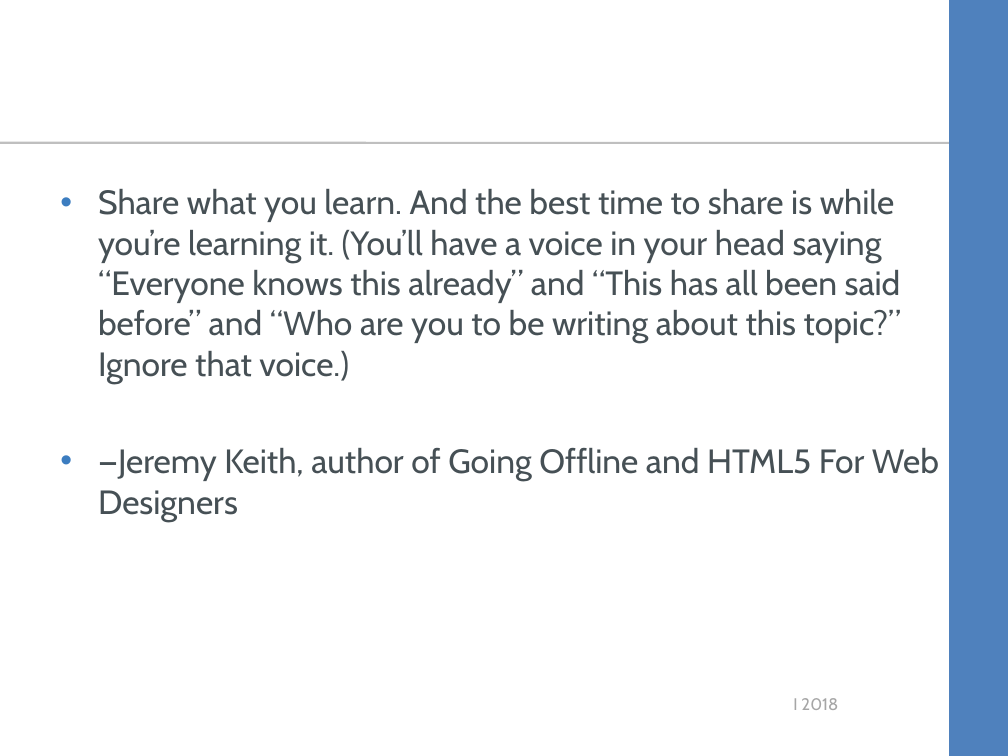
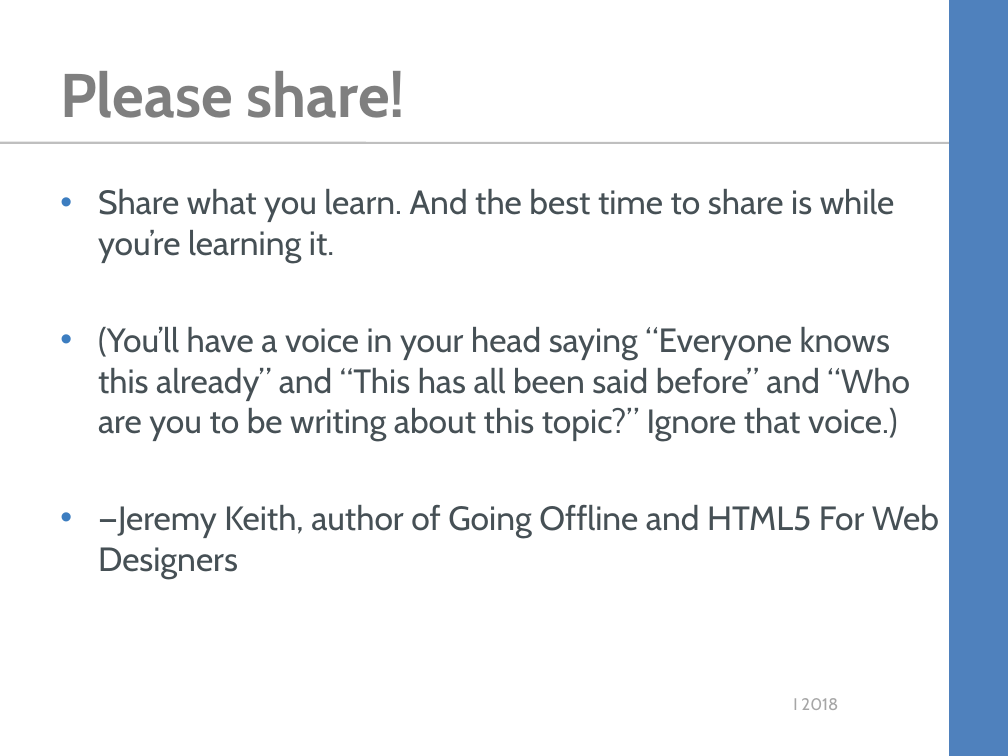
Before and after one commit to kimtuck/WebAssembly, a slide deck: slide 2 of webassembly.ppt. Drawn at 1008x756 pixels with LibreOffice and Linux fonts; fonts in the diff are those of the drawing; background and template pictures are left out. Boxes give left, top, right and bottom in pixels: in the first picture for what was removed or moved away, otherwise in the second. Text is boxed around its words. In the diff, an @@ line names an element or a change of style, - is before the commit and + after.

```diff
--- a/webassembly.ppt
+++ b/webassembly.ppt
@@ title added at <box>60,71,405,118</box>, 44 pt, text #7F7F7F, bold @@
+Please share!
@@ text at <box>98,189,910,441</box>: text changed @@
-• Share what you learn. And the best time to share is while you’re learning it. (You’ll have a voice in your head saying “Everyone knows this already” and “This has all been said before” and “Who are you to be writing about this topic?” Ignore that voice.)
+• Share what you learn. And the best time to share is while you’re learning it.
+• (You’ll have a voice in your head saying “Everyone knows this already” and “This has all been said before” and “Who are you to be writing about this topic?” Ignore that voice.)
```
Also in this commit, not shown: 3 other slides changed, 13 other files.
